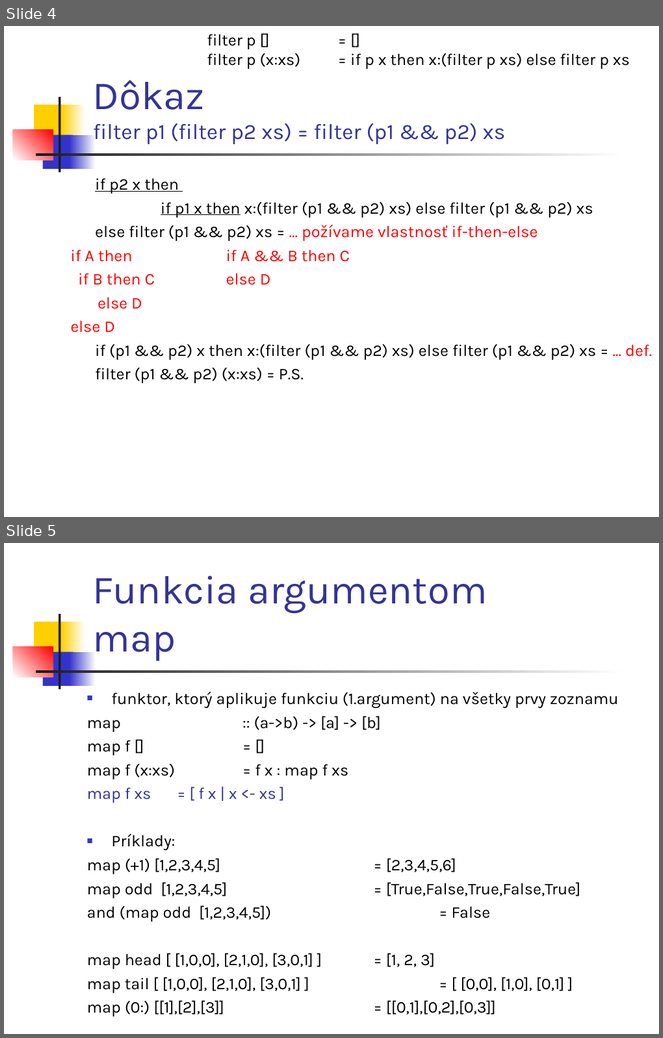
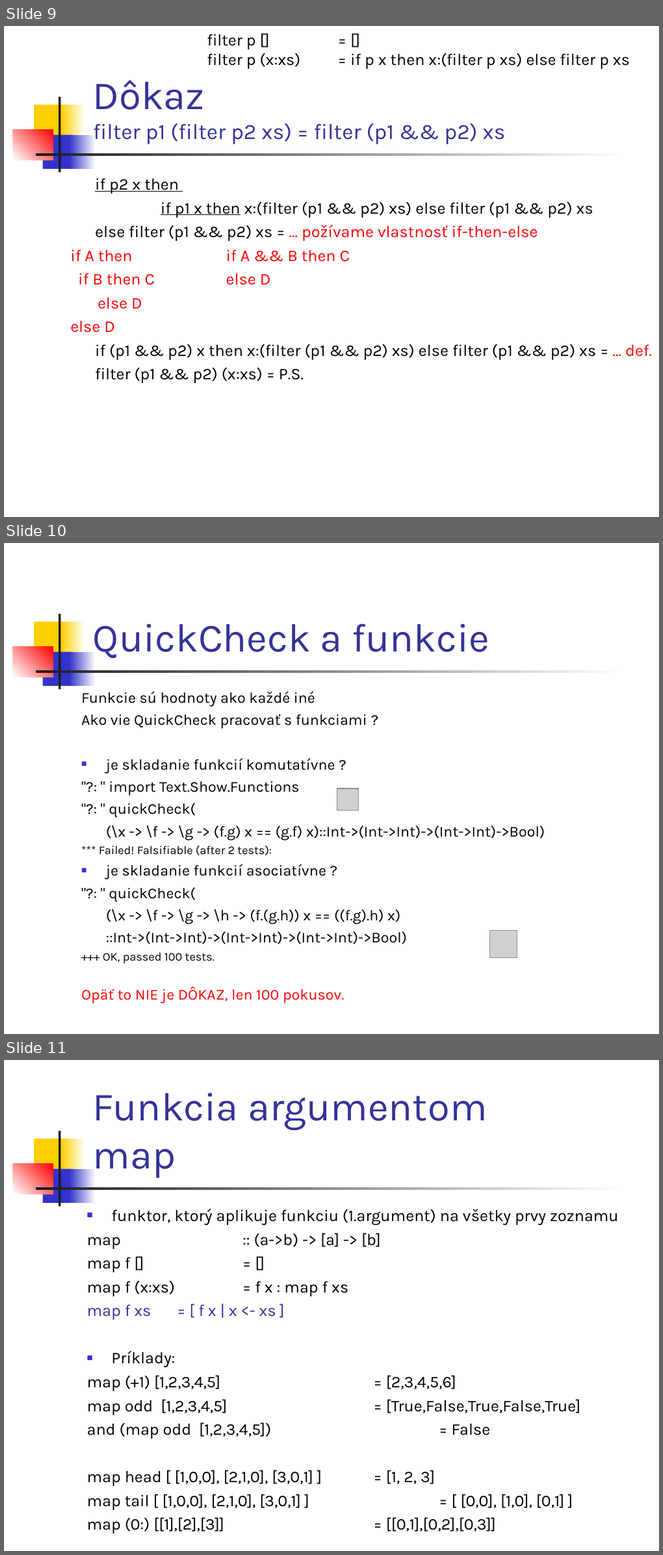
Before and after one commit to Funkcionalne/Prednasky, a slide deck: 02/02_fpro.ppt. Shown one above the other, each under a label of ours: slides 4 and 5 before the commit, slides 9, 10 and 11 after it. The pictures are 663x1038 and 663x1555 pixels, drawn with LibreOffice and Linux fonts; fonts in the diff are those of the drawing; grey boxes stand for pictures. Boxes give left, top, right and bottom in pixels: in the first picture for what was removed or moved away, otherwise in the second. Text is boxed around its words. In the diff, an @@ line names an element or a change of style, - is before the commit and + after.

```diff
--- a/02/02_fpro.ppt
+++ b/02/02_fpro.ppt
@@ slide 10 added at [4,543,659,1034], background #FFFFFF; not listed: 7 template elements that a slide beside it also shows @@
@@ title added at [93,624,490,659], 44 pt, text #333399 @@
+QuickCheck a funkcie
@@ text added at [81,691,545,1003], 16.6 pt, text #000000 @@
+Funkcie sú hodnoty ako každé iné
+Ako vie QuickCheck pracovať s funkciami ?
+■ je skladanie funkcií komutatívne ?
+"?: " import Text.Show.Functions
+"?: " quickCheck(
+(\x -> \f -> \g -> (f.g) x == (g.f) x)::Int->(Int->Int)->(Int->Int)->Bool)
+*** Failed! Falsifiable (after 2 tests):
+■ je skladanie funkcií asociatívne ?
+"?: " quickCheck(
+(\x -> \f -> \g -> \h -> (f.(g.h)) x == ((f.g).h) x)
+::Int->(Int->Int)->(Int->Int)->(Int->Int)->Bool)
++++ OK, passed 100 tests.
+Opäť to NIE je DÔKAZ, len 100 pokusov.
@@ picture added at [337,789,358,810] @@
@@ picture added at [490,931,518,958] @@
@@ what was slide 4 is now slide 9 @@
@@ what was slide 5 is now slide 11 @@
```
Also in this commit, not shown: 1 slide changed, 5 other slides added, 2 other files.
